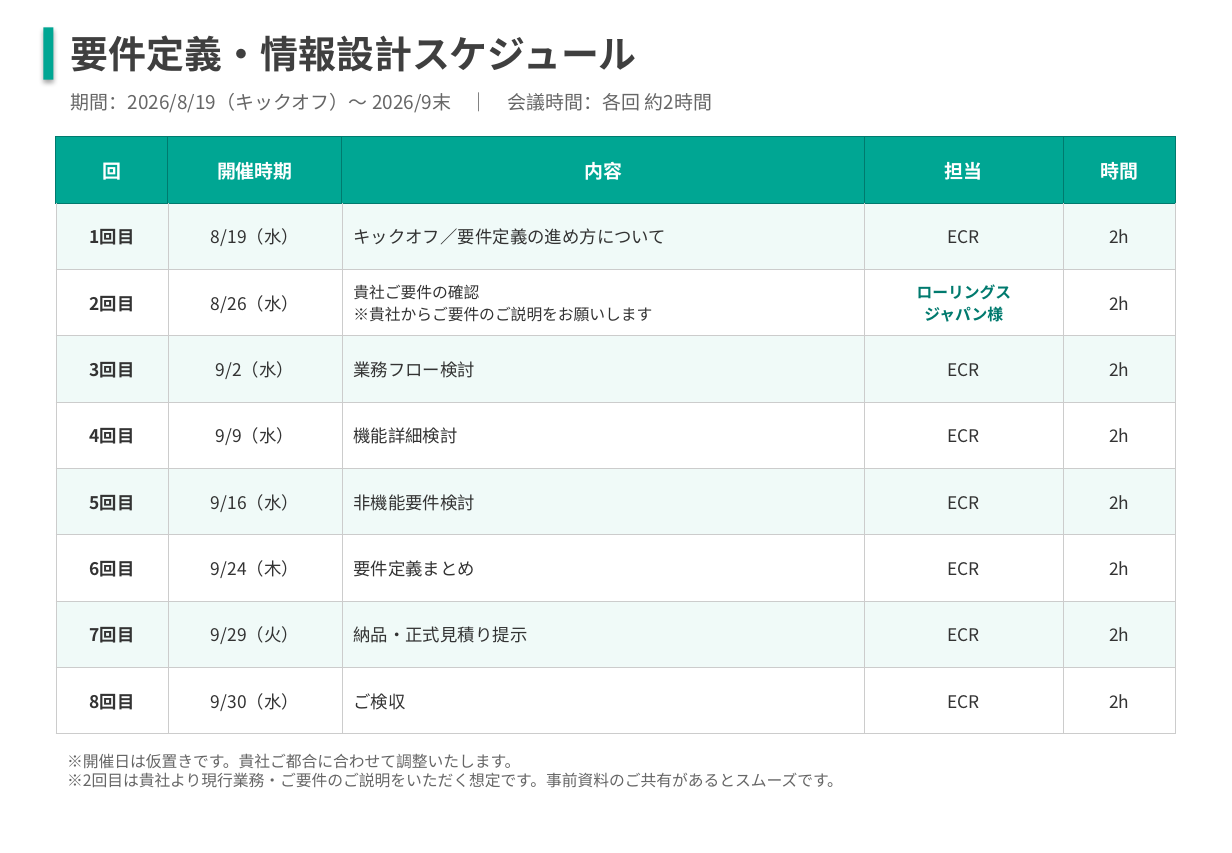
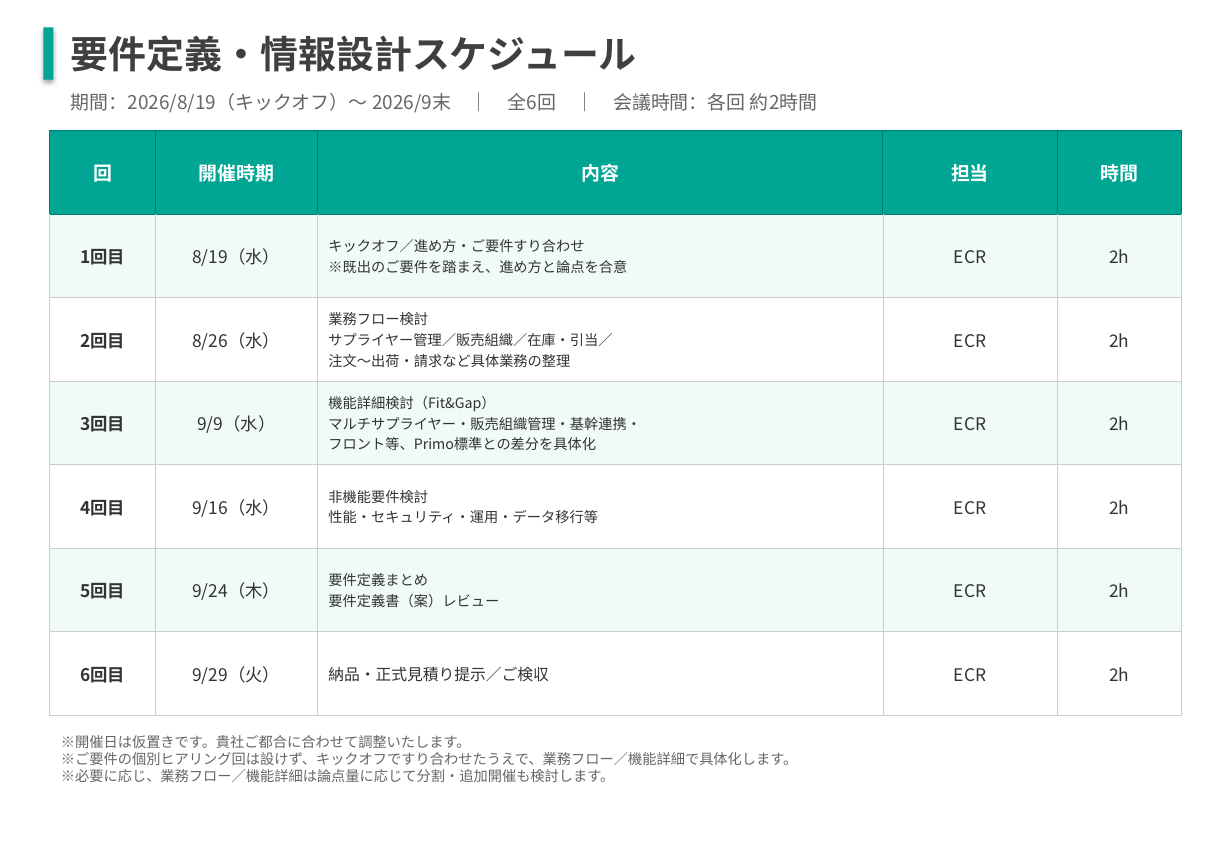
Before and after one commit to kozonoflight/git_tutorial, a slide deck: slide 2 of 要件定義WBS案_20260806.pptx. Drawn at 1232x853 pixels with LibreOffice and Linux fonts; fonts in the diff are those of the drawing. Boxes give left, top, right and bottom in pixels: in the first picture for what was removed or moved away, otherwise in the second. Text is boxed around its words. In the diff, an @@ line names an element or a change of style, - is before the commit and + after.

```diff
--- a/要件定義WBS案_20260806.pptx
+++ b/要件定義WBS案_20260806.pptx
@@ text at (71, 93, 818, 113): text changed @@
-期間：2026/8/19（キックオフ）〜 2026/9末 ｜ 会議時間：各回 約2時間
+期間：2026/8/19（キックオフ）〜 2026/9末 ｜ 全6回 ｜ 会議時間：各回 約2時間
@@ table at (50, 131, 1182, 716) @@
-row 2: 1回目 | 8/19（水） | キックオフ／要件定義の進め方について | ECR | 2h
-row 3: 2回目 | 8/26（水） | 貴社ご要件の確認 / ※貴社からご要件のご説明をお願いします | ローリングス / ジャパン様 | 2h
-row 4: 3回目 | 9/2（水） | 業務フロー検討 | ECR | 2h
-row 5: 4回目 | 9/9（水） | 機能詳細検討 | ECR | 2h
-row 6: 5回目 | 9/16（水） | 非機能要件検討 | ECR | 2h
-row 7: 6回目 | 9/24（木） | 要件定義まとめ | ECR | 2h
-row 8: 7回目 | 9/29（火） | 納品・正式見積り提示 | ECR | 2h
-row 9: 8回目 | 9/30（水） | ご検収 | ECR | 2h
+row 2: 1回目 | 8/19（水） | キックオフ／進め方・ご要件すり合わせ / ※既出のご要件を踏まえ、進め方と論点を合意 | ECR | 2h
+row 3: 2回目 | 8/26（水） | 業務フロー検討 / サプライヤー管理／販売組織／在庫・引当／ / 注文〜出荷・請求など具体業務の整理 | ECR | 2h
+row 4: 3回目 | 9/9（水） | 機能詳細検討（Fit&Gap） / マルチサプライヤー・販売組織管理・基幹連携・ / フロント等、Primo標準との差分を具体化 | ECR | 2h
+row 5: 4回目 | 9/16（水） | 非機能要件検討 / 性能・セキュリティ・運用・データ移行等 | ECR | 2h
+row 6: 5回目 | 9/24（木） | 要件定義まとめ / 要件定義書（案）レビュー | ECR | 2h
+row 7: 6回目 | 9/29（火） | 納品・正式見積り提示／ご検収 | ECR | 2h
@@ table: place and size @@
-table at (56, 137, 1174, 734)
+table at (50, 131, 1182, 716)
@@ text "※開催日は仮置きです。貴社ご都合に合わせて調整いたします。": place and size @@
-text "※開催日は仮置きです。貴社ご都合に合わせて調整いたします。" at (67, 753, 843, 788)
+text "※開催日は仮置きです。貴社ご都合に合わせて調整いたします。" at (61, 735, 798, 782)
@@ text at (61, 735, 471, 748): size 10 to 9 pt in "※開催日は仮置きです。貴社ご都合に合わせて調整いたします。" @@
@@ text at (61, 752, 798, 782): text changed; size 10 to 9 pt @@
-※2回目は貴社より現行業務・ご要件のご説明をいただく想定です。事前資料のご共有があるとスムーズです。
+※ご要件の個別ヒアリング回は設けず、キックオフですり合わせたうえで、業務フロー／機能詳細で具体化します。
+※必要に応じ、業務フロー／機能詳細は論点量に応じて分割・追加開催も検討します。
```
Also in this commit, not shown: 2 other slides changed, 1 slide added.
